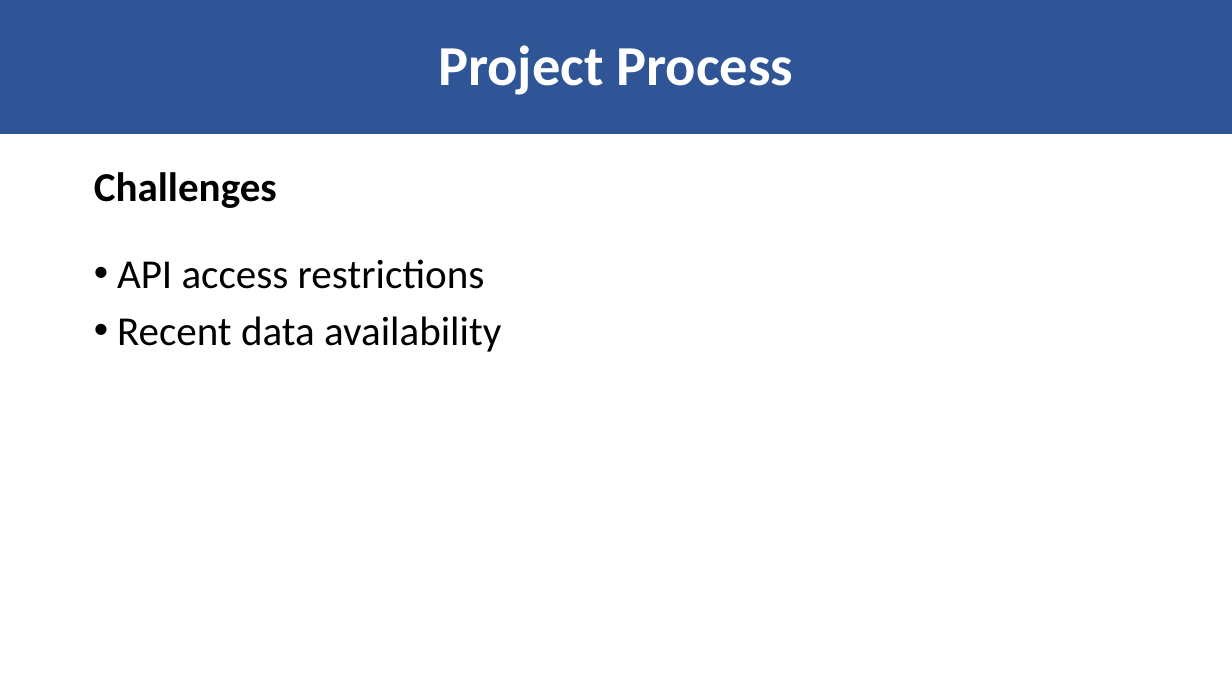
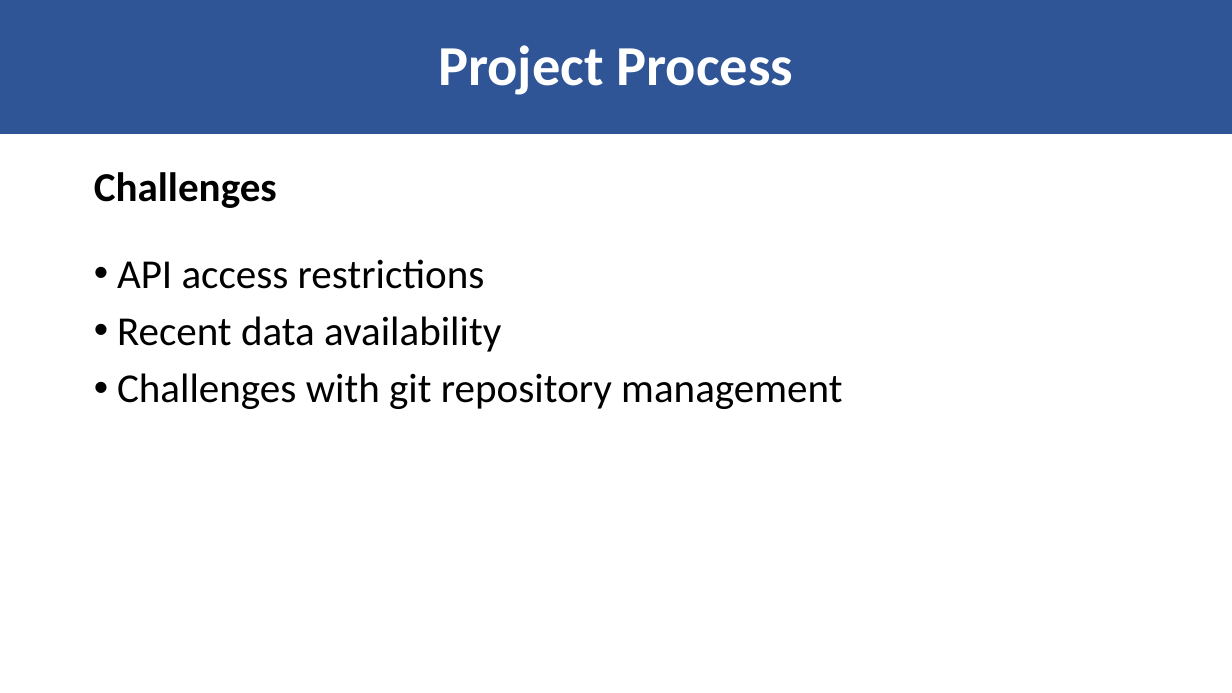
Before and after one commit to scottinsactown/California-Renewable-Energy--data-analysis, a slide deck: slide 4 of Renewable Energy Production in California.pptx. Drawn at 1232x693 pixels with LibreOffice and Linux fonts; fonts in the diff are those of the drawing. Boxes give left, top, right and bottom in pixels: in the first picture for what was removed or moved away, otherwise in the second. Text is boxed around its words. In the diff, an @@ line names an element or a change of style, - is before the commit and + after.

```diff
--- a/Renewable Energy Production in California.pptx
+++ b/Renewable Energy Production in California.pptx
@@ text at <box>117,373,842,409</box>: paragraph added @@
+• Challenges with git repository management
```
Also in this commit, not shown: 1 other slide changed, 1 slide removed, 1 other file.
